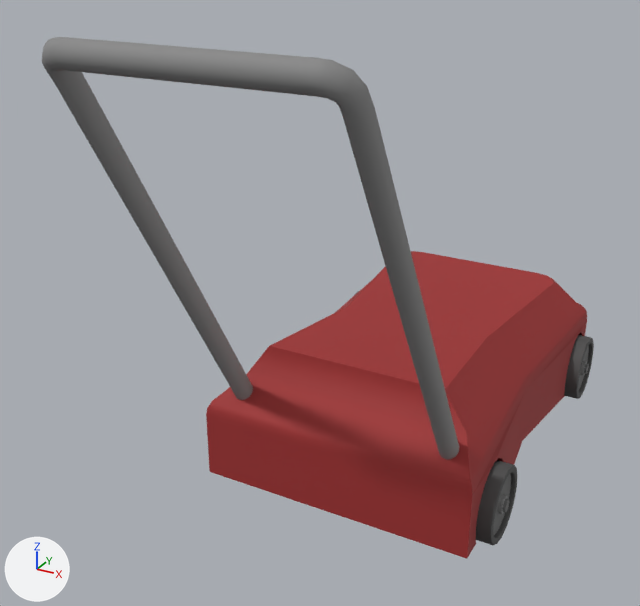
The FBX model Assets/_Assets3D/Items/tondeuse.fbx, before and after one commit.
Rendered twice from a 50 mm lens placed at (1.33, -2.98, 1.22), pointed at (-0.21, -0.2, -0.17). The axes (+X, +Y, +Z) are drawn at lower left. The lights are the same throughout. Where no turn or scale is listed for an object, it has been applied to the vertices.

Script lines for the objects in view, before the commit:
```python
me_mesh = bpy.data.meshes.new('Mesh')
me_mesh.from_pydata(...)  # 1278 vertices, 1321 faces; spans x -0.63..0.63, y -1.29..1.29, z -0.94..0.94
# faces by material slot: [80, 240, 560, 329, 112]
me_mesh.materials.append(mat_lambert1)  # grey #bcbcbc
me_mesh.materials.append(mat_blinn3)  # dark grey #6c6c6c
me_mesh.materials.append(mat_blinn2)  # dark grey #4c4c4c
me_mesh.materials.append(mat_blinn4)  # grey #888888
me_mesh.materials.append(mat_blinn1)  # red #9f2d2d
ob_tondeuse = bpy.data.objects.new('tondeuse', me_mesh)
ob_tondeuse.location = (0.0, 0.0, 0.0)
```
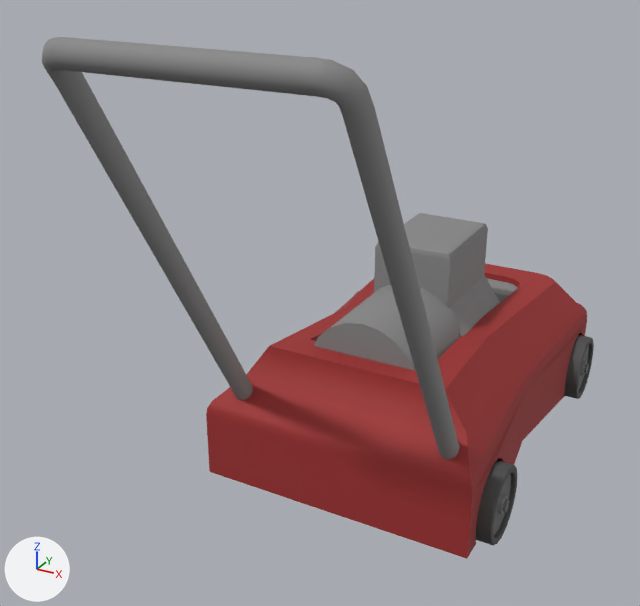
Edits to the bpy script that builds the scene:
```text
Change me_mesh:
    used by ob_tondeuse; location = (0.0, 0.0, 0.0)
    remove me_mesh.from_pydata(...)  # 1278 vertices, 1321 faces; spans x -0.63..0.63, y -1.29..1.29, z -0.94..0.94
    add me_mesh.from_pydata(...)  # 1360 vertices, 1417 faces; spans x -0.63..0.63, y -1.29..1.29, z -0.94..0.94
    me_mesh part 1: a new loose piece, a 20-sided cylinder along y spanning x -0.24..0.24, y -0.24..0.24, z -0.67..-0.2, in mat_blinn4 (grey #888888)
    me_mesh part 2: a new loose piece of 20 vertices spanning x -0.34..0.34, y 0.22..0.68, z -0.54..-0.03, in mat_blinn4 (grey #888888)
    me_mesh part 3
    2 faces are deleted
    12 vertices are added at x -0.32..0.32, y -0.21..1.03, z -0.64..-0.42
    8 new vertices lie (0.0, 0.0, -0.19) away from vertices in x -0.28..0.28, y 0.87..0.96, z -0.39
    14 new faces join them, mat_blinn1 (red #9f2d2d)
    6 new faces join them, mat_blinn4 (grey #888888)
```

Boxes [x1, y1, x2, y2] around the edits, measured in the pictures (640 x 606 px):
part 1 of me_mesh, added
    after: [313, 285, 461, 370]
part 2 of me_mesh, added
    after: [374, 213, 500, 337]
part 3 of me_mesh, built on
    before: [310, 263, 520, 365]
    after: [310, 273, 520, 341]
